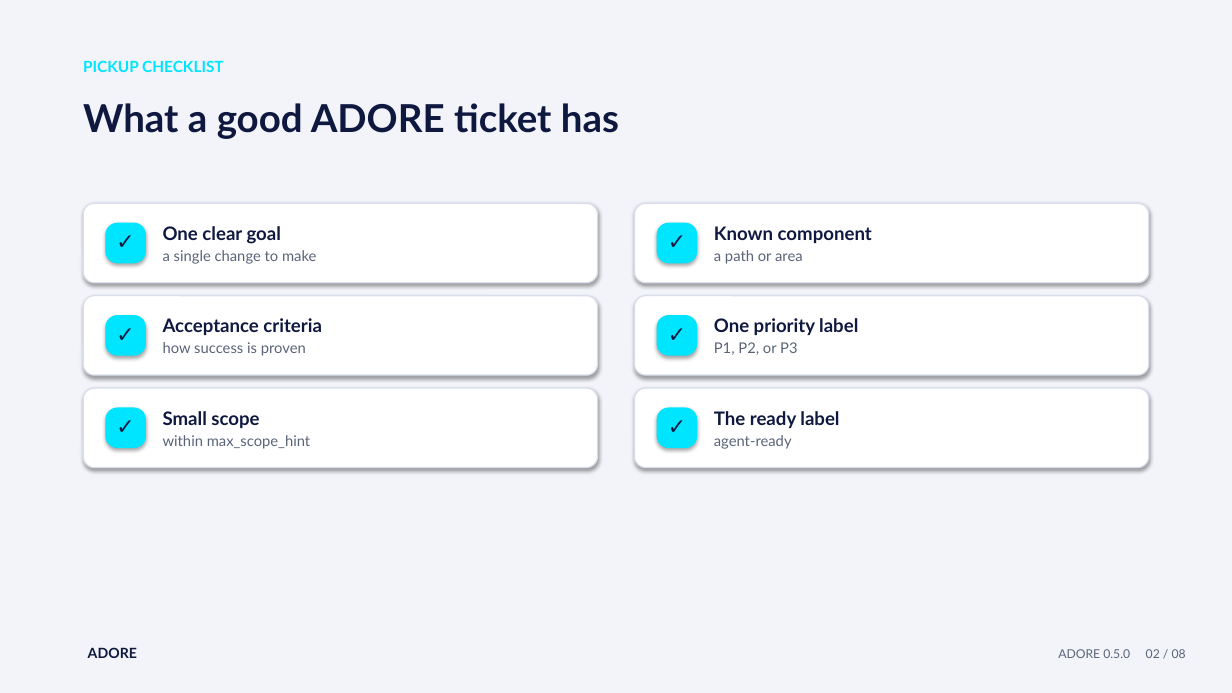
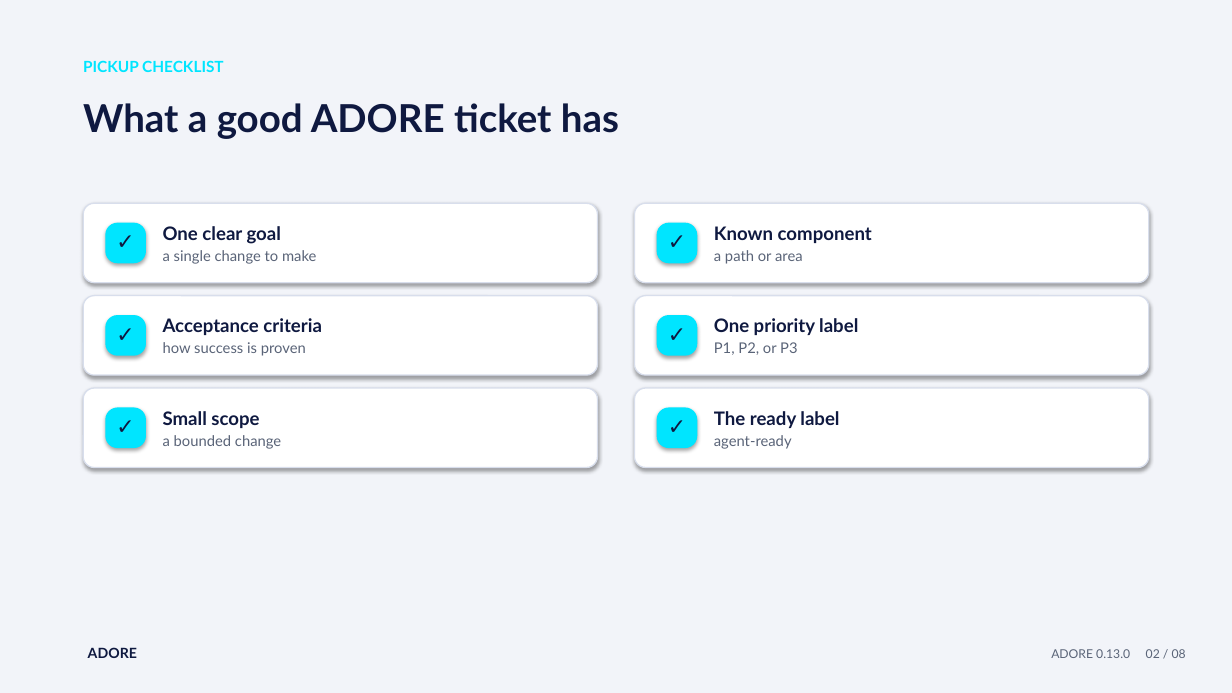
Before and after one commit to DDP-Engineering/AgenticDeliveryOrchestratorRuntimeEngine, a slide deck: slide 2 of 01_Documentation/Operator_Cheat_Sheets/Presentations/ADORE_02_Tickets_Readiness_And_Labels.pptx. Drawn at 1232x693 pixels with LibreOffice and Linux fonts; fonts in the diff are those of the drawing. Boxes give left, top, right and bottom in pixels: in the first picture for what was removed or moved away, otherwise in the second. Text is boxed around its words. In the diff, an @@ line names an element or a change of style, - is before the commit and + after.

```diff
--- a/01_Documentation/Operator_Cheat_Sheets/Presentations/ADORE_02_Tickets_Readiness_And_Labels.pptx
+++ b/01_Documentation/Operator_Cheat_Sheets/Presentations/ADORE_02_Tickets_Readiness_And_Labels.pptx
@@ text at box(163, 435, 281, 449): text changed @@
-within max_scope_hint
+a bounded change
@@ text at box(1051, 649, 1186, 658): text changed @@
-ADORE 0.5.0 02 / 08
+ADORE 0.13.0 02 / 08
```
Also in this commit, not shown: 7 other slides changed, 30 other files.
